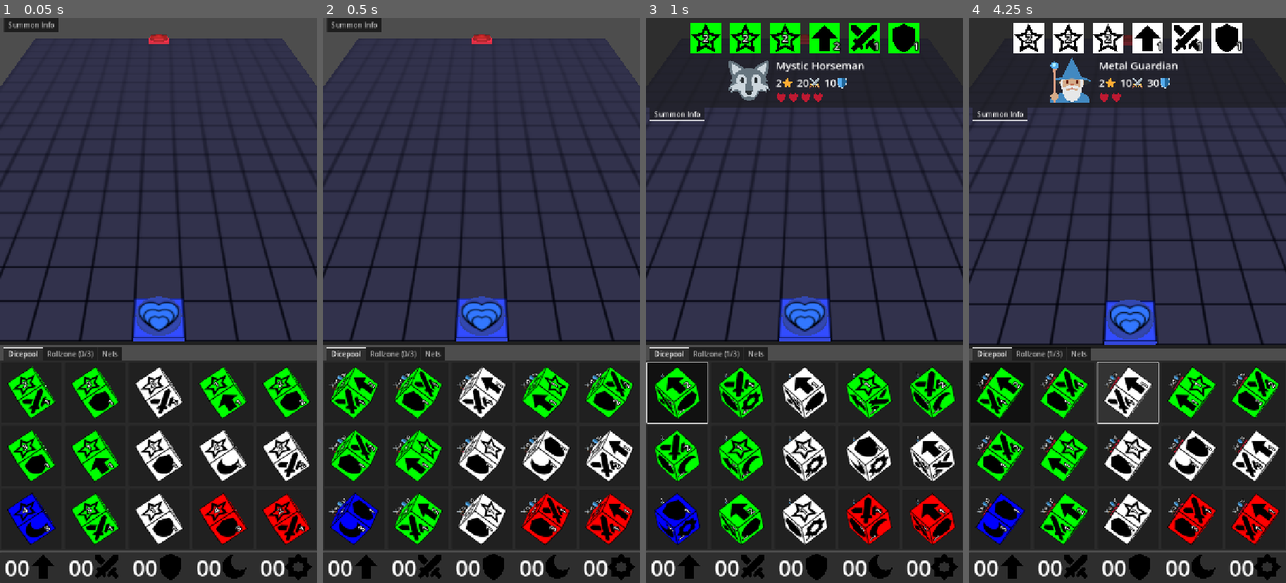
Above: before the commit, frames 1-4 (left to right).
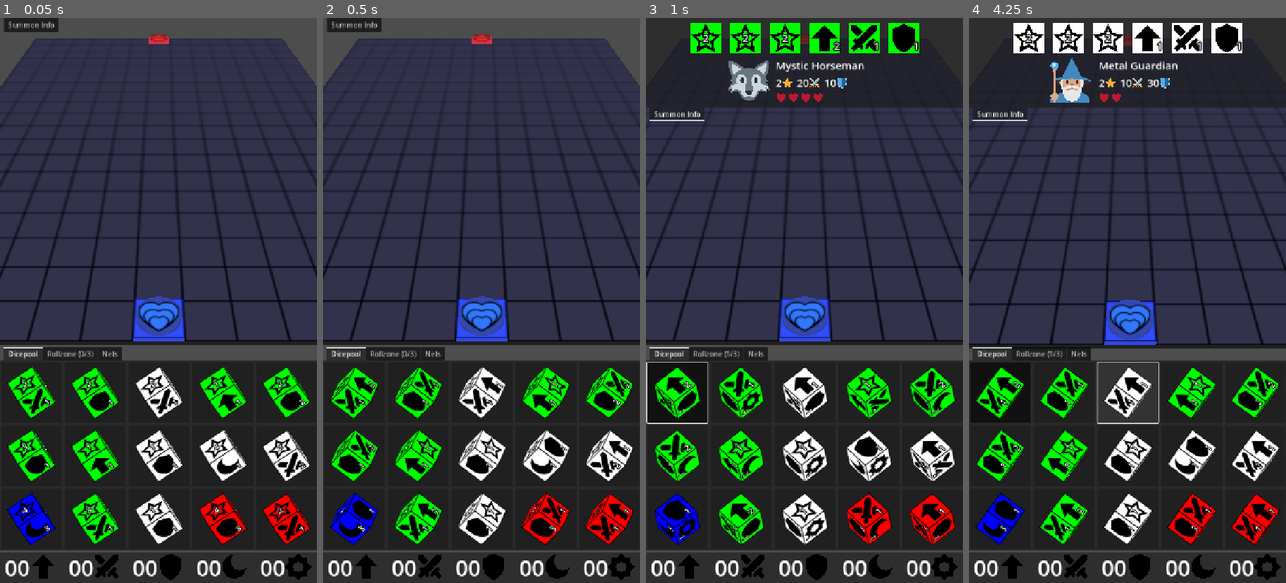
Above: after the commit, the same moments.

Repository: francocurotto/DDMre
Game: Godot game, scene res://scenes/duel.tscn
The game is run twice, just before and just after one commit, with the same random seed, the same clock (stepped at 60 frames per second) and the same inputs.
Inputs (mouse positions are in pixels of both pictures, inside the frame that each line leads up to):
- Up to frame 1 (0.05 s): no input
- Up to frame 2 (0.5 s): no input
- Up to frame 3 (1 s): click (677, 390) at 0.52 s
- Up to frame 4 (4.25 s): click (1000, 390) at 1.27 s; click (1000, 390) at 2.02 s; move the mouse to (1197, 272) at 2.77 s; click (1197, 272) at 2.92 s; drag from (1064, 328) to (1111, 413) at 3.52 s

Frame 1 is identical in both runs. In frame 2, 0.5% of the frame differs, in the area x 1-88%, y 62-89%; in frame 3, less than 0.1%; in frame 4, 0.6%, in the area x 2-88%, y 62-89%.

Commit message:
progress in dimension

Diff:
--- a/source/scenes/dice/dice.gd
+++ b/source/scenes/dice/dice.gd
@@ -146,9 +146,8 @@
 		call("set_unfold_%s" % net.type)
 	else:
 		call("set_unfold_%s_fliped" % net.type)
-	summon.reparent($Sides.get_child(0), false)
-	summon.rotation = Vector3.ZERO
-	summon.position.z = 1
+	var base_side = $Sides.get_child(0)
+	base_side.reparent_summon(summon)
 	for pivot in pivots:
 		pivot.unfold(tween, pivot.sequence==pivot_sequence)
 		pivot_sequence = pivot.sequence
--- a/source/scenes/dice/side/side.gd
+++ b/source/scenes/dice/side/side.gd
@@ -72,6 +72,9 @@
 		else:
 			mult = int(side_string[1])
 
+func reparent_summon(summon):
+	$PathTile.add_summon(summon)
+
 func reparent_path_tile():
 	$PathTile.move_to_dungeon()
 #endregion
--- a/source/scenes/dungeon/tiles/path_tile/path_tile.gd
+++ b/source/scenes/dungeon/tiles/path_tile/path_tile.gd
@@ -35,6 +35,11 @@
 #endregion
 
 #region public functions
+func add_summon(summon):
+	summon.reparent($DungobjContainer, false)
+	summon.global_rotation = Vector3.ZERO
+	summon.position = Vector3.ZERO
+
 func move_to_dungeon():
 	var base_tile = $RayCast3D.get_collider()
 	reparent(base_tile)
--- a/source/scenes/dungobj/summon/summon.gd
+++ b/source/scenes/dungobj/summon/summon.gd
@@ -18,4 +18,5 @@
 		attack = dice_dict["ATTACK"]
 		defense = dice_dict["DEFENSE"]
 		health = dice_dict["HEALTH"]
+	$Overheads/SummonOverhead.alpha = 0.0
 #endregion
--- /dev/null
+++ b/source/scenes/dungobj/summon/summon_overhead/summon_overhead.gd
@@ -0,0 +1,16 @@
+@tool
+extends Node3D
+
+#region export variables
+@export var alpha : float = 1.0 :
+	set(_alpha):
+		alpha = _alpha
+		$Attack/AttackIcon.modulate.a = alpha
+		$Attack/AttackValue.modulate.a = alpha
+		$Attack/AttackValue.outline_modulate.a = alpha
+		$Defense/DefenseIcon.modulate.a = alpha
+		$Defense/DefenseValue.modulate.a = alpha
+		$Defense/DefenseValue.outline_modulate.a = alpha
+		for heart in $Health.get_children():
+			heart.modulate.a = alpha
+#endregion
--- a/source/scenes/dungobj/summon/summon_overhead/summon_overhead.tscn
+++ b/source/scenes/dungobj/summon/summon_overhead/summon_overhead.tscn
@@ -1,10 +1,12 @@
-[gd_scene load_steps=4 format=3 uid="uid://cnstwc06ol2cs"]
+[gd_scene load_steps=5 format=3 uid="uid://cnstwc06ol2cs"]
 
+[ext_resource type="Script" uid="uid://dc6s0nnqwueup" path="res://scenes/dungobj/summon/summon_overhead/summon_overhead.gd" id="1_dbjac"]
 [ext_resource type="Texture2D" uid="uid://dho2ok8ktf2tv" path="res://assets/ATTR_ATTACK.svg" id="1_liaia"]
 [ext_resource type="Texture2D" uid="uid://c3wqx4vyfp7x6" path="res://assets/ATTR_DEFENSE.svg" id="2_oipcs"]
 [ext_resource type="Texture2D" uid="uid://b0dlaw5w7hlpq" path="res://assets/ATTR_HEALTH.svg" id="3_oipcs"]
 
 [node name="SummonOverhead" type="Node3D"]
+script = ExtResource("1_dbjac")
 
 [node name="Attack" type="Node3D" parent="."]
 
Not shown, added: source/scenes/dungobj/summon/summon_overhead/summon_overhead.gd.uid
Not shown, changed: TODO.md
